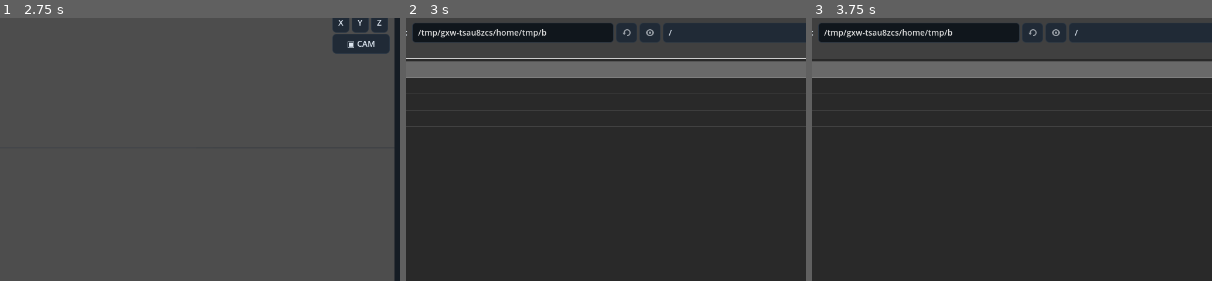
Above: before the commit, frames 1-3 (left to right).
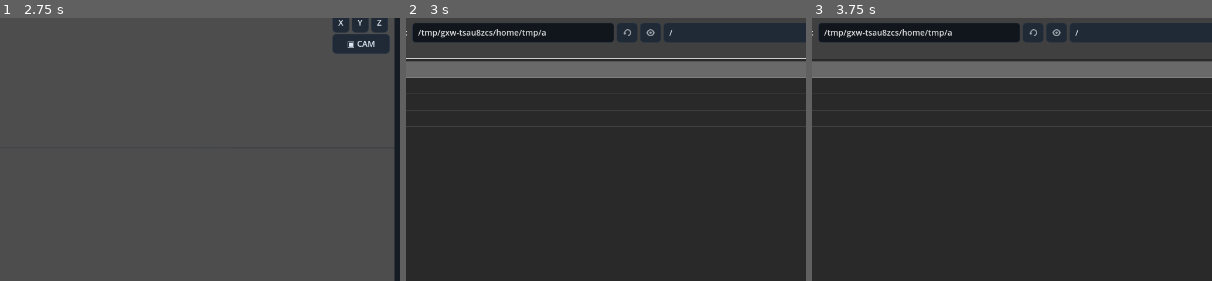
Above: after the commit, the same moments.

Repository: Onnevan/Kabuki
Game: Godot game, scene res://editor/main.tscn
Same seed, same stepped clock (60 frames per second), same inputs: the game is played once before the commit and once after it.
Inputs (mouse positions are % of the whole screen's width and height, from its top left):
- Up to frame 1 (2.75 s): click "↶" at 0.5 s; click "↷" at 1.25 s; click "OPEN" at 2 s
- Up to frame 2 (3 s): click "＋ IMPORT" at 2.75 s
- Up to frame 3 (3.75 s): click (37, 77) at 3.52 s; type "12" at 3.6 s
The pictures show only the part of the screen within x 27-77%, y 15-65%; the shares and areas given below are measured in that part.

Frame 1 is identical in both runs. In frame 2, 0.1% of the frame differs, in the area x 34-67%, y 3-9%; in frame 3, 0.1%.

Commit message:
Add camera render frame overlay

Diff:
--- a/editor/main.tscn
+++ b/editor/main.tscn
@@ -392,6 +392,25 @@
 size_flags_horizontal=3
 [node name="PreviewChip" type="Label" parent="ViewportTop"]
 text="PREVIEW"
+
+[node name="CameraFrame" type="Control" parent="."]
+unique_name_in_owner=true
+visible=false
+mouse_filter=2
+z_index=20
+[node name="Top" type="ColorRect" parent="CameraFrame"]
+unique_name_in_owner=false
+color=Color(0.85,0.9,1,0.9)
+mouse_filter=2
+[node name="Bottom" type="ColorRect" parent="CameraFrame"]
+color=Color(0.85,0.9,1,0.9)
+mouse_filter=2
+[node name="Left" type="ColorRect" parent="CameraFrame"]
+color=Color(0.85,0.9,1,0.9)
+mouse_filter=2
+[node name="Right" type="ColorRect" parent="CameraFrame"]
+color=Color(0.85,0.9,1,0.9)
+mouse_filter=2
 
 [node name="ViewGizmo" type="VBoxContainer" parent="."]
 unique_name_in_owner=true
